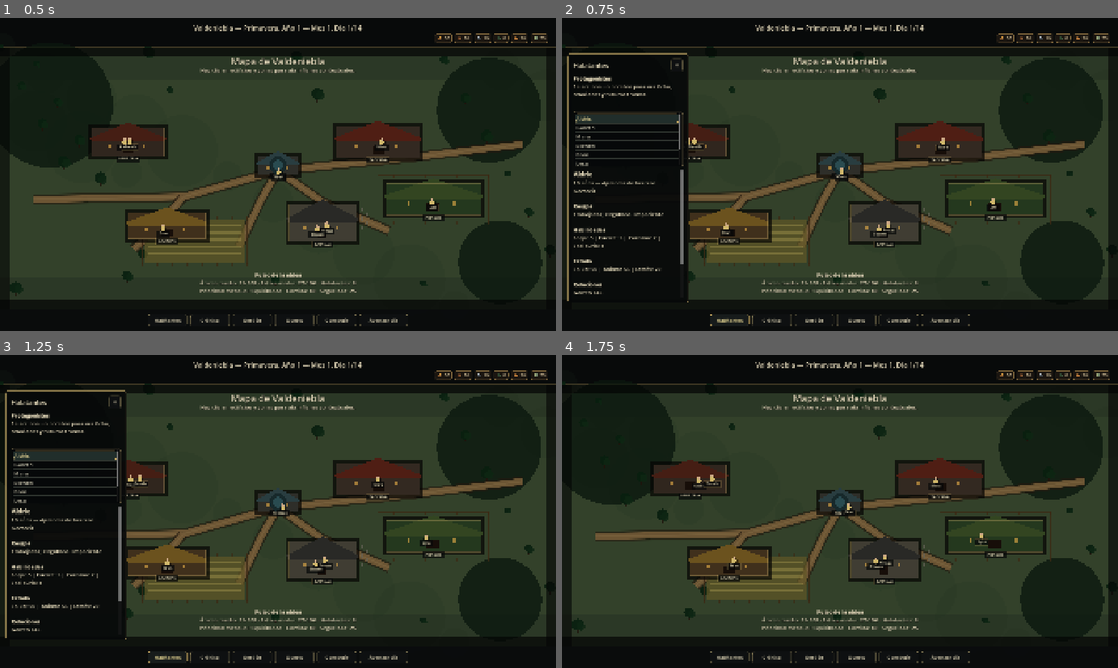
Above: before the commit, frames 1-4 (two rows, left to right).
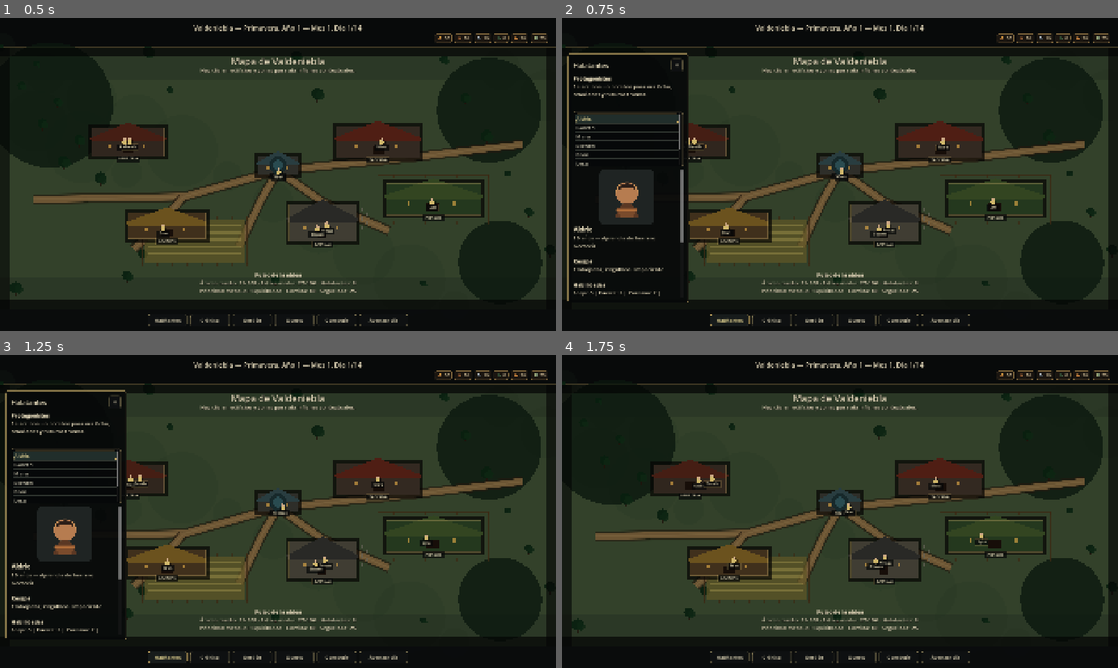
Above: after the commit, the same moments.

Repository: Nachobt98/valdeniebla
Game: Godot game, scene res://main.tscn
The game is run twice, just before and just after one commit, with the same random seed, the same clock (stepped at 60 frames per second) and the same inputs.
Inputs:
- Up to frame 1 (0.5 s): no input
- Up to frame 2 (0.75 s): click "Habitantes" at 0.5 s
- Up to frame 3 (1.25 s): no input
- Up to frame 4 (1.75 s): click "×" at 1.25 s

Frame 1 is identical in both runs. In frame 2, 1.4% of the frame differs, in the area x 2-22%, y 48-89%; in frame 3, 1.4%; in frame 4, nothing differs.

Commit message:
Add character portrait placeholders to NPC panel
Merge PR #17: add character portrait placeholders and show them in NPC panel.

Diff:
--- /dev/null
+++ b/assets/characters/portraits/main/portrait_aldric.svg
@@ -0,0 +1,10 @@
+<svg xmlns="http://www.w3.org/2000/svg" viewBox="0 0 256 256">
+  <rect width="256" height="256" rx="22" fill="#1f2423"/>
+  <circle cx="128" cy="110" r="52" fill="#b67c50"/>
+  <path d="M74 226c7-45 32-72 54-72s47 27 54 72H74z" fill="#5b3824"/>
+  <path d="M84 94c12-36 76-42 91 0-26-12-61-12-91 0z" fill="#2b1e18"/>
+  <path d="M81 180h94l-18 46H99l-18-46z" fill="#7a4b2c"/>
+  <path d="M78 191h100" stroke="#c47b3f" stroke-width="10" opacity="0.7"/>
+  <path d="M92 72l-14 31M164 70l16 32" stroke="#c18a54" stroke-width="8" stroke-linecap="round"/>
+  <text x="128" y="241" font-size="22" text-anchor="middle" fill="#e7d2a1" font-family="serif">Aldric</text>
+</svg>
--- /dev/null
+++ b/assets/characters/portraits/main/portrait_bran.svg
@@ -0,0 +1,11 @@
+<svg xmlns="http://www.w3.org/2000/svg" viewBox="0 0 256 256">
+  <rect width="256" height="256" rx="22" fill="#222018"/>
+  <circle cx="128" cy="108" r="53" fill="#b98257"/>
+  <path d="M66 228c9-50 36-79 62-79s53 29 62 79H66z" fill="#594127"/>
+  <path d="M79 89c20-34 78-34 98 0-33-12-65-12-98 0z" fill="#5b3c24"/>
+  <path d="M77 180h102v48H77z" fill="#6a4a2d"/>
+  <path d="M70 190h116" stroke="#a8753b" stroke-width="13" opacity="0.75"/>
+  <path d="M90 133c20 10 55 10 76 0" stroke="#6b3b28" stroke-width="5" stroke-linecap="round"/>
+  <circle cx="98" cy="108" r="5" fill="#201513"/><circle cx="158" cy="108" r="5" fill="#201513"/>
+  <text x="128" y="241" font-size="22" text-anchor="middle" fill="#e7d2a1" font-family="serif">Bran</text>
+</svg>
--- /dev/null
+++ b/assets/characters/portraits/main/portrait_elowen.svg
@@ -0,0 +1,11 @@
+<svg xmlns="http://www.w3.org/2000/svg" viewBox="0 0 256 256">
+  <rect width="256" height="256" rx="22" fill="#1d2321"/>
+  <circle cx="128" cy="108" r="50" fill="#b98464"/>
+  <path d="M72 226c8-45 33-73 56-73s48 28 56 73H72z" fill="#3f5945"/>
+  <path d="M82 91c13-38 80-43 96 3-31-16-64-14-96-3z" fill="#514639"/>
+  <path d="M80 178h96v48H80z" fill="#4e6a51"/>
+  <path d="M92 188c16 12 56 12 72 0" stroke="#a9c18b" stroke-width="9" stroke-linecap="round"/>
+  <path d="M58 188c28-16 33-39 43-68" stroke="#7da56f" stroke-width="7" stroke-linecap="round" opacity="0.8"/>
+  <circle cx="99" cy="108" r="5" fill="#1b1714"/><circle cx="157" cy="108" r="5" fill="#1b1714"/>
+  <text x="128" y="241" font-size="22" text-anchor="middle" fill="#e7d2a1" font-family="serif">Elowen</text>
+</svg>
--- /dev/null
+++ b/assets/characters/portraits/main/portrait_gareth.svg
@@ -0,0 +1,11 @@
+<svg xmlns="http://www.w3.org/2000/svg" viewBox="0 0 256 256">
+  <rect width="256" height="256" rx="22" fill="#20201d"/>
+  <circle cx="128" cy="106" r="56" fill="#a8704e"/>
+  <path d="M64 230c8-54 38-83 64-83s56 29 64 83H64z" fill="#40322a"/>
+  <path d="M80 82c20-34 78-36 96 2-31-13-62-11-96-2z" fill="#3a302b"/>
+  <path d="M91 129c18 32 55 32 74 0v34c-19 22-56 22-74 0v-34z" fill="#4f4038"/>
+  <path d="M79 183h98l-14 47H93l-14-47z" fill="#3b2b22"/>
+  <path d="M75 194h106" stroke="#7d5d39" stroke-width="12" opacity="0.8"/>
+  <circle cx="99" cy="105" r="5" fill="#211613"/><circle cx="157" cy="105" r="5" fill="#211613"/>
+  <text x="128" y="241" font-size="22" text-anchor="middle" fill="#e7d2a1" font-family="serif">Gareth</text>
+</svg>
--- /dev/null
+++ b/assets/characters/portraits/main/portrait_lysa.svg
@@ -0,0 +1,11 @@
+<svg xmlns="http://www.w3.org/2000/svg" viewBox="0 0 256 256">
+  <rect width="256" height="256" rx="22" fill="#1d2420"/>
+  <circle cx="128" cy="108" r="50" fill="#b97f5a"/>
+  <path d="M72 226c8-45 33-73 56-73s48 28 56 73H72z" fill="#344d3e"/>
+  <path d="M82 92c18-38 77-39 94 0-30-15-62-13-94 0z" fill="#3f3127"/>
+  <path d="M76 180h104v46H76z" fill="#3f6047"/>
+  <path d="M176 72l22 53" stroke="#a78a52" stroke-width="7" stroke-linecap="round"/>
+  <path d="M92 130c20 8 51 8 72 0" stroke="#5c3425" stroke-width="5" stroke-linecap="round" opacity="0.8"/>
+  <circle cx="99" cy="108" r="5" fill="#201513"/><circle cx="157" cy="108" r="5" fill="#201513"/>
+  <text x="128" y="241" font-size="22" text-anchor="middle" fill="#e7d2a1" font-family="serif">Lysa</text>
+</svg>
--- /dev/null
+++ b/assets/characters/portraits/main/portrait_mara.svg
@@ -0,0 +1,11 @@
+<svg xmlns="http://www.w3.org/2000/svg" viewBox="0 0 256 256">
+  <rect width="256" height="256" rx="22" fill="#241f1b"/>
+  <circle cx="128" cy="107" r="51" fill="#bd845c"/>
+  <path d="M72 226c8-45 33-73 56-73s48 28 56 73H72z" fill="#6d3e28"/>
+  <path d="M78 94c17-40 83-42 99 0-22-20-69-20-99 0z" fill="#3b251c"/>
+  <path d="M76 186h104v40H76z" fill="#8c4d2c"/>
+  <path d="M90 181c18 14 58 14 76 0" stroke="#d69a55" stroke-width="10" stroke-linecap="round"/>
+  <circle cx="98" cy="108" r="5" fill="#201513"/><circle cx="158" cy="108" r="5" fill="#201513"/>
+  <path d="M111 132c10 7 25 7 35 0" stroke="#5a2c24" stroke-width="5" stroke-linecap="round"/>
+  <text x="128" y="241" font-size="22" text-anchor="middle" fill="#e7d2a1" font-family="serif">Mara</text>
+</svg>
--- /dev/null
+++ b/assets/characters/portraits/main/portrait_oren.svg
@@ -0,0 +1,11 @@
+<svg xmlns="http://www.w3.org/2000/svg" viewBox="0 0 256 256">
+  <rect width="256" height="256" rx="22" fill="#1f2224"/>
+  <circle cx="128" cy="108" r="51" fill="#b47b58"/>
+  <path d="M72 226c8-45 33-73 56-73s48 28 56 73H72z" fill="#344152"/>
+  <path d="M83 88c18-36 75-37 92 0-28-12-60-12-92 0z" fill="#4b382d"/>
+  <path d="M84 183h88v43H84z" fill="#3d4c60"/>
+  <path d="M101 178h54" stroke="#bfa46a" stroke-width="10" stroke-linecap="round" opacity="0.85"/>
+  <path d="M91 131c20-7 54-7 74 0" stroke="#6a3d2d" stroke-width="4" stroke-linecap="round" opacity="0.8"/>
+  <circle cx="99" cy="108" r="5" fill="#201513"/><circle cx="157" cy="108" r="5" fill="#201513"/>
+  <text x="128" y="241" font-size="22" text-anchor="middle" fill="#e7d2a1" font-family="serif">Oren</text>
+</svg>
--- /dev/null
+++ b/assets/characters/portraits/main/portrait_tomas.svg
@@ -0,0 +1,11 @@
+<svg xmlns="http://www.w3.org/2000/svg" viewBox="0 0 256 256">
+  <rect width="256" height="256" rx="22" fill="#202323"/>
+  <circle cx="128" cy="108" r="49" fill="#ad7657"/>
+  <path d="M72 226c8-45 33-73 56-73s48 28 56 73H72z" fill="#4b4640"/>
+  <path d="M78 91c17-40 82-40 100 0-28-14-66-14-100 0z" fill="#3b342e"/>
+  <path d="M82 176h92v50H82z" fill="#5c554a"/>
+  <path d="M118 170h20v56h-20z" fill="#d2b986" opacity="0.75"/>
+  <path d="M89 136h78" stroke="#d5c69b" stroke-width="5" stroke-linecap="round" opacity="0.55"/>
+  <circle cx="99" cy="108" r="5" fill="#191614"/><circle cx="157" cy="108" r="5" fill="#191614"/>
+  <text x="128" y="241" font-size="22" text-anchor="middle" fill="#e7d2a1" font-family="serif">Tomas</text>
+</svg>
--- a/data/ui_asset_database.gd
+++ b/data/ui_asset_database.gd
@@ -8,6 +8,18 @@
 		"medicina": "res://assets/ui/icons/resources/icon_medicine.svg",
 		"moral": "res://assets/ui/icons/resources/icon_morale.svg",
 		"seguridad": "res://assets/ui/icons/resources/icon_security.svg"
+	}
+
+static func get_portrait_paths() -> Dictionary:
+	return {
+		"aldric": "res://assets/characters/portraits/main/portrait_aldric.svg",
+		"gareth": "res://assets/characters/portraits/main/portrait_gareth.svg",
+		"mara": "res://assets/characters/portraits/main/portrait_mara.svg",
+		"elowen": "res://assets/characters/portraits/main/portrait_elowen.svg",
+		"oren": "res://assets/characters/portraits/main/portrait_oren.svg",
+		"tomas": "res://assets/characters/portraits/main/portrait_tomas.svg",
+		"bran": "res://assets/characters/portraits/main/portrait_bran.svg",
+		"lysa": "res://assets/characters/portraits/main/portrait_lysa.svg"
 	}
 
 static func get_panel_asset_paths() -> Dictionary:
--- a/main.gd
+++ b/main.gd
@@ -644,7 +644,8 @@
 	if not npc_info_label.visible:
 		return
 	var npc: Dictionary = village_state.npcs[selected_npc_id]
-	var text := "[font_size=23][b]%s[/b][/font_size]\n%d años — %s\n[i]%s[/i]\n\n" % [
+	var text := get_npc_portrait_bbcode(selected_npc_id)
+	text += "[font_size=23][b]%s[/b][/font_size]\n%d años — %s\n[i]%s[/i]\n\n" % [
 		npc["name"],
 		int(npc["age"]),
 		npc["profession"],
@@ -656,6 +657,12 @@
 	text += "[b]Relaciones[/b]\n%s" % format_relationships(selected_npc_id)
 	npc_info_label.text = text
 
+func get_npc_portrait_bbcode(npc_id: String) -> String:
+	var portrait_path := String(UiAssetDatabase.get_portrait_paths().get(npc_id, ""))
+	if portrait_path == "":
+		return ""
+	return "[center][img=190x190]%s[/img][/center]\n" % portrait_path
+
 func format_dictionary(values: Dictionary) -> String:
 	var chunks: Array[String] = []
 	for key in values.keys():
